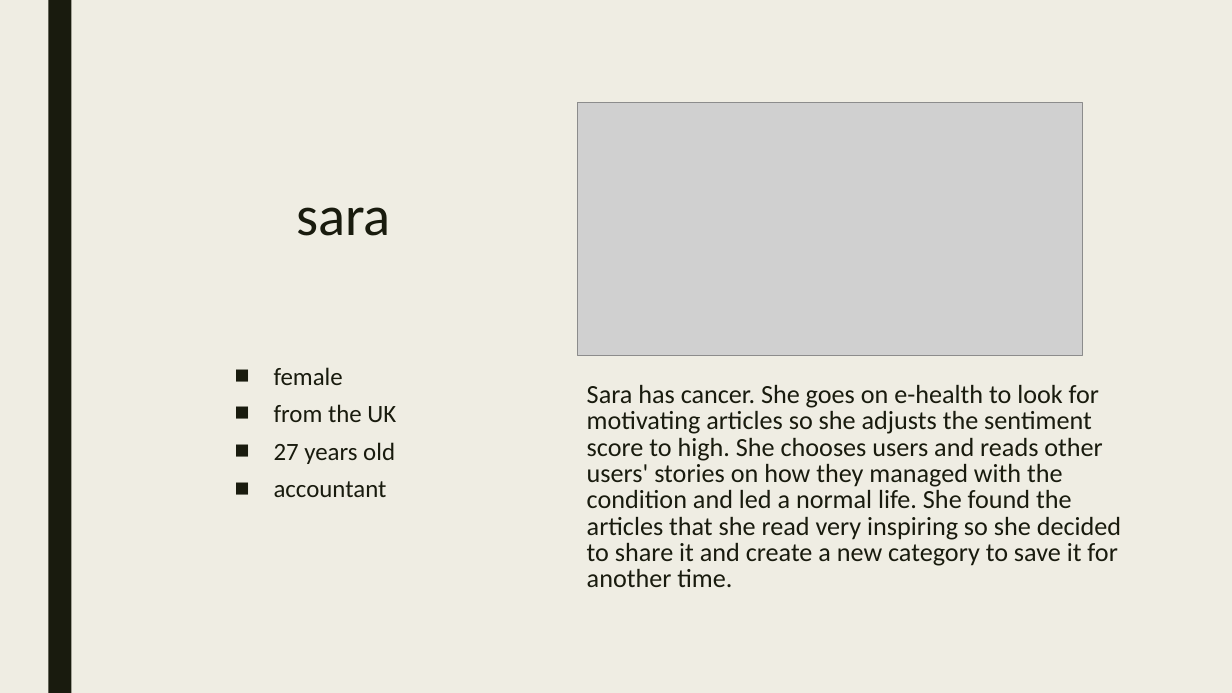
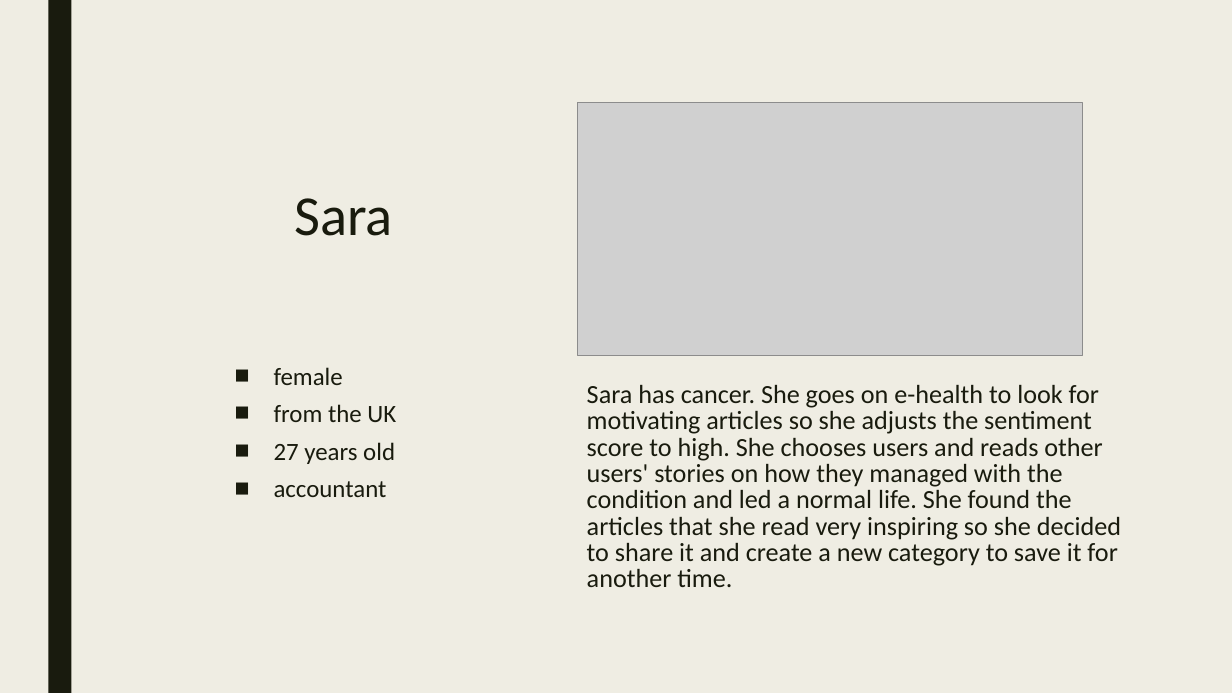
Before and after one commit to violet-g/e-health, a slide deck: slide 5 of General/e-health.pptx. Drawn at 1232x693 pixels with LibreOffice and Linux fonts; fonts in the diff are those of the drawing; grey boxes stand for pictures. Boxes give left, top, right and bottom in pixels: in the first picture for what was removed or moved away, otherwise in the second. Text is boxed around its words. In the diff, an @@ line names an element or a change of style, - is before the commit and + after.

```diff
--- a/General/e-health.pptx
+++ b/General/e-health.pptx
@@ title at <box>294,198,393,236</box>: text changed @@
-sara
+Sara
```
Also in this commit, not shown: 3 other slides changed.
